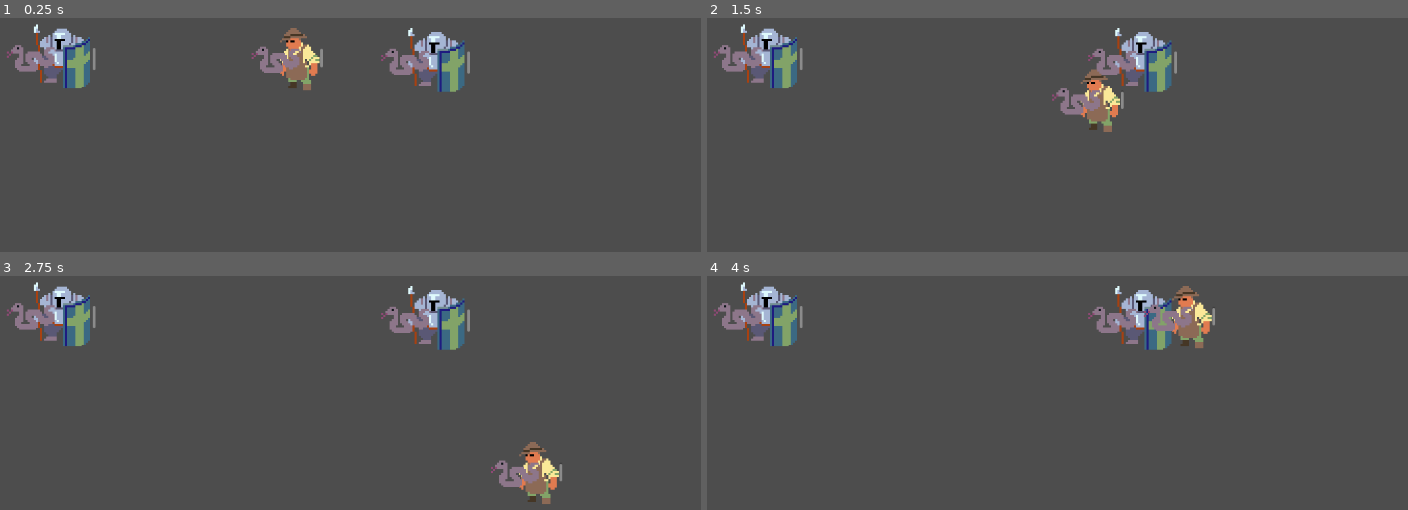
Above: before the commit, frames 1-4 (two rows, left to right).
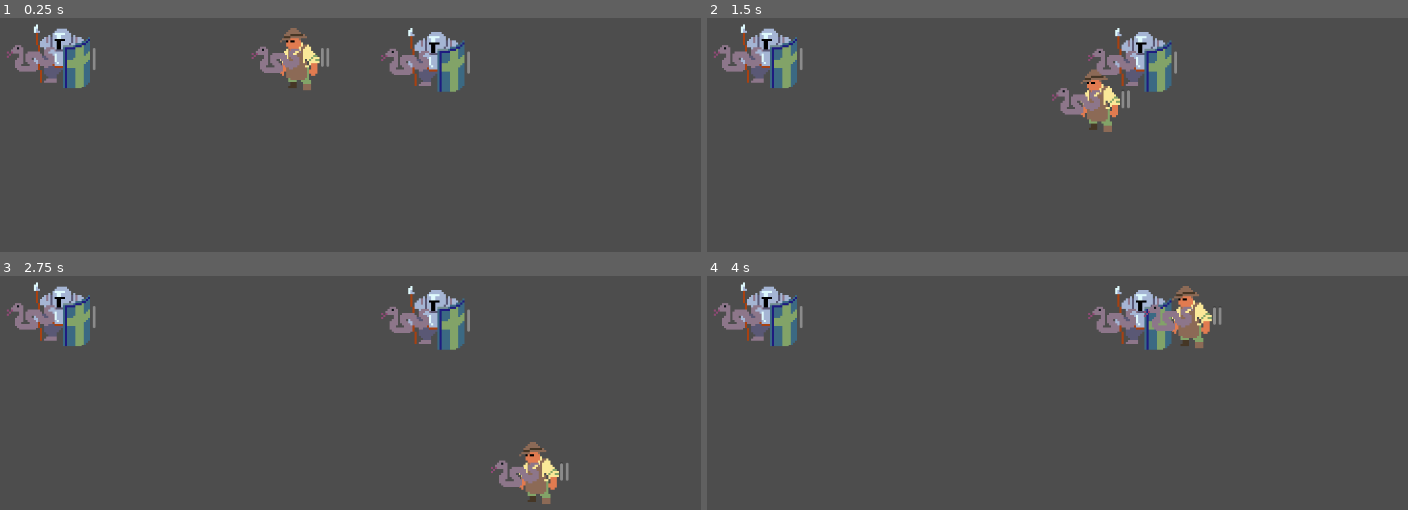
Above: after the commit, the same moments.

Repository: Bug-Bone-Studios/Ant---Godot-game-Unnamed-
Game: Godot game, scene res://z.ARCHIVE/scenes/worlds/world.tscn
The game is run twice, just before and just after one commit, with the same random seed, the same clock (stepped at 60 frames per second) and the same inputs.
Inputs:
- Up to frame 1 (0.25 s): no input
- Up to frame 2 (1.5 s): tap Enter at 0.5 s; hold D (move_right) 0.53-1.28 s; hold Shift (sprint) 0.53-1.28 s; tap Space at 1.25 s; hold S (move_down) from 1.28 s (still down); tap Shift (sprint) at 1.35 s
- Up to frame 3 (2.75 s): release S (move_down) at 2.03 s; hold D (move_right) from 2.03 s (still down); hold Shift (sprint) from 2.03 s (still down)
- Up to frame 4 (4 s): release D (move_right) at 2.78 s; release Shift (sprint) at 2.78 s; hold W (move_up) 2.78-3.53 s; tap Shift (sprint) at 2.85 s; hold A (move_left) from 3.53 s (still down); hold Shift (sprint) from 3.53 s (still down)

The runs differ from the first frame. In frame 1, less than 0.1% of the frame differs, in the area x 45-47%, y 12-21%; in frame 2, less than 0.1%; in frame 3, less than 0.1%; in frame 4, less than 0.1%.

Commit message:
stamina bar with drain

Diff:
--- a/Scenes/Components/HealthBarComponent.tscn
+++ b/Scenes/Components/HealthBarComponent.tscn
@@ -3,8 +3,8 @@
 [ext_resource type="Script" uid="uid://jivg5bo66n4a" path="res://Scripts/Components/HealthBarComponent.gd" id="1_f5gmn"]
 
 [node name="HealthBarComponent" type="ProgressBar"]
-offset_right = 17.0
-offset_bottom = 140.0
+offset_right = 16.0
+offset_bottom = 144.0
 value = 60.0
 fill_mode = 3
 show_percentage = false
--- /dev/null
+++ b/Scenes/Components/StaminaBarComponet.tscn
@@ -0,0 +1,12 @@
+[gd_scene load_steps=2 format=3 uid="uid://cl455j7q01i0c"]
+
+[ext_resource type="Script" uid="uid://dn4aqx8vw62d4" path="res://Scripts/Components/StaminaBarComponet.gd" id="1_jx8q3"]
+
+[node name="StaminaBarComponet" type="ProgressBar"]
+modulate = Color(1, 1, 1, 0.99215686)
+offset_right = 16.0
+offset_bottom = 144.0
+value = 60.0
+fill_mode = 3
+show_percentage = false
+script = ExtResource("1_jx8q3")
--- /dev/null
+++ b/Scenes/Components/StaminaComponent.tscn
@@ -0,0 +1,6 @@
+[gd_scene load_steps=2 format=3 uid="uid://c62i7jn1jf020"]
+
+[ext_resource type="Script" uid="uid://2ddbq0pb8lah" path="res://Scripts/Components/StaminaComponent.gd" id="1_mglrr"]
+
+[node name="StaminaComponent" type="Node2D"]
+script = ExtResource("1_mglrr")
--- a/Scenes/player_rework.tscn
+++ b/Scenes/player_rework.tscn
@@ -6,6 +6,8 @@
 [ext_resource type="PackedScene" uid="uid://detuydqv72ys7" path="res://Scenes/Components/HitboxComponent.tscn" id="4_pjqet"]
 [ext_resource type="PackedScene" uid="uid://dpnl48lavdowy" path="res://Scenes/test_sword.tscn" id="5_fawfo"]
 [ext_resource type="PackedScene" uid="uid://bp0ytwp4cnih1" path="res://Scenes/Components/HealthBarComponent.tscn" id="6_nxjpb"]
+[ext_resource type="PackedScene" uid="uid://c62i7jn1jf020" path="res://Scenes/Components/StaminaComponent.tscn" id="7_xdii8"]
+[ext_resource type="PackedScene" uid="uid://cl455j7q01i0c" path="res://Scenes/Components/StaminaBarComponet.tscn" id="8_d3j5r"]
 
 [sub_resource type="RectangleShape2D" id="RectangleShape2D_nei48"]
 size = Vector2(57, 90)
@@ -33,7 +35,7 @@
 texture = SubResource("AtlasTexture_67wny")
 
 [node name="HitboxComponent" parent="." node_paths=PackedStringArray("health_component") instance=ExtResource("4_pjqet")]
-position = Vector2(-153, -110)
+position = Vector2(-152, -110)
 health_component = NodePath("../HealthComponent")
 
 [node name="hurt_box" type="CollisionShape2D" parent="HitboxComponent"]
@@ -45,8 +47,20 @@
 position = Vector2(-33, 1)
 
 [node name="HealthBarComponent" parent="." node_paths=PackedStringArray("health_component") instance=ExtResource("6_nxjpb")]
-offset_left = 31.0
-offset_top = -15.0
-offset_right = 35.0
-offset_bottom = 12.0
+offset_left = 32.0
+offset_top = -16.0
+offset_right = 36.0
+offset_bottom = 11.0
 health_component = NodePath("../HealthComponent")
+
+[node name="StaminaComponent" parent="." instance=ExtResource("7_xdii8")]
+position = Vector2(-215, -39)
+max_stamina = 100.0
+drain_per_sec = 5.0
+
+[node name="StaminaBarComponet" parent="." node_paths=PackedStringArray("stamina_component") instance=ExtResource("8_d3j5r")]
+offset_left = 40.0
+offset_top = -16.0
+offset_right = 44.0
+offset_bottom = 11.0
+stamina_component = NodePath("../StaminaComponent")
--- a/Scenes/test_enemy.tscn
+++ b/Scenes/test_enemy.tscn
@@ -50,3 +50,5 @@
 offset_right = 48.0
 offset_bottom = 20.0
 health_component = NodePath("../HealthComponent")
+
+[node name="components" type="Node" parent="."]
--- /dev/null
+++ b/Scripts/Components/StaminaBarComponet.gd
@@ -0,0 +1,14 @@
+extends ProgressBar
+class_name StaminaBar
+
+@export var stamina_component : StaminaComponent
+
+# Called when the node enters the scene tree for the first time.
+func _ready():
+	if not stamina_component:
+		print("Warning: StaminaComponent is not assigned to StaminaBarComponent. Stamina will not be displayed on ", get_parent().name)
+
+# Called every frame. 'delta' is the elapsed time since the previous frame.
+func _process(_delta: float) -> void:
+	max_value = stamina_component.max_stamina
+	value = stamina_component.stamina
--- /dev/null
+++ b/Scripts/Components/StaminaComponent.gd
@@ -0,0 +1,29 @@
+extends Node2D
+class_name StaminaComponent
+
+@export var max_stamina: float = 10.0
+@export var drain_per_sec: float = 3.0
+@export var regen_per_sec: float = 2.0
+@export var use_input: bool = true
+
+var stamina: float
+var sprinting: bool = false
+
+func _ready() -> void:
+	if max_stamina <= 0.0:
+		max_stamina = 10.0
+	stamina = max_stamina
+
+func _physics_process(delta: float) -> void:
+	if use_input:
+		sprinting = Input.is_action_pressed("sprint") and stamina > 0.0
+
+	if sprinting:
+		stamina -= drain_per_sec * delta
+	else:
+		stamina += regen_per_sec * delta
+
+	stamina = clamp(stamina, 0.0, max_stamina)
+
+	if stamina <= 0.0:
+		sprinting = false
--- a/z.ARCHIVE/components/stamina_bar_component.gd
+++ b/z.ARCHIVE/components/stamina_bar_component.gd
@@ -1,5 +1,5 @@
 extends ProgressBar
-class_name StaminaBar
+#class_name StaminaBar
 
 @onready var stamina_bar: StaminaBar = $"."
 var stats = null
Not shown: 1 places in Scenes/player_rework.tscn that only renumber resources
Not shown, added: Scripts/Components/StaminaBarComponet.gd.uid
Not shown, added: Scripts/Components/StaminaComponent.gd.uid
